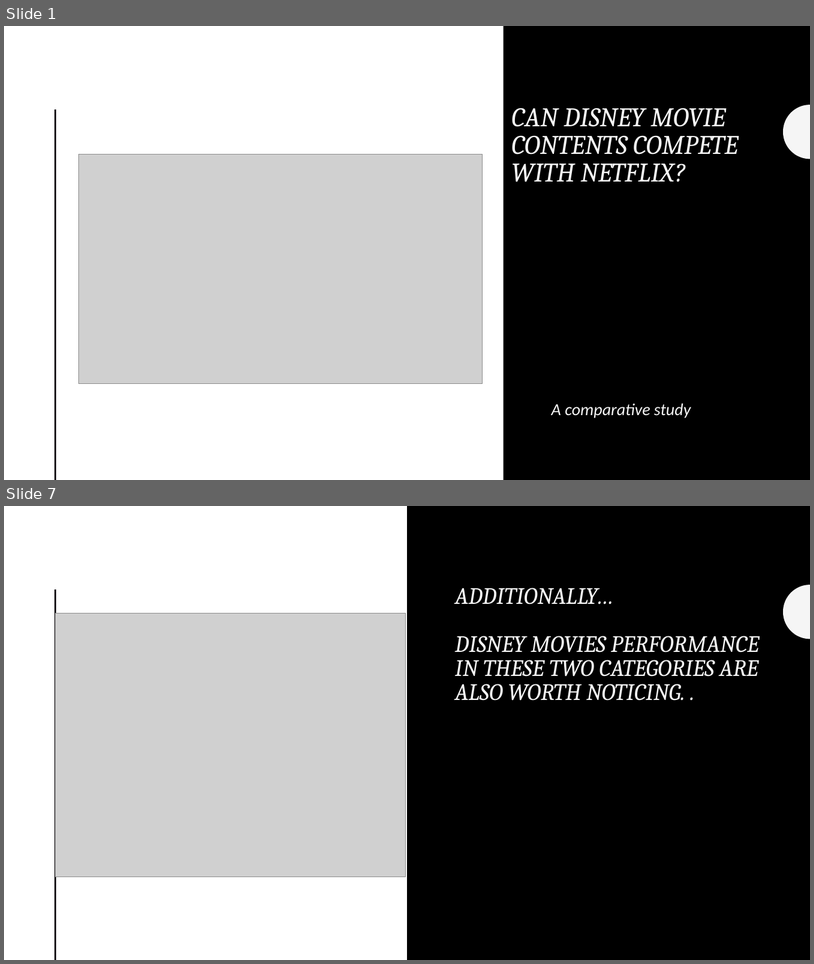
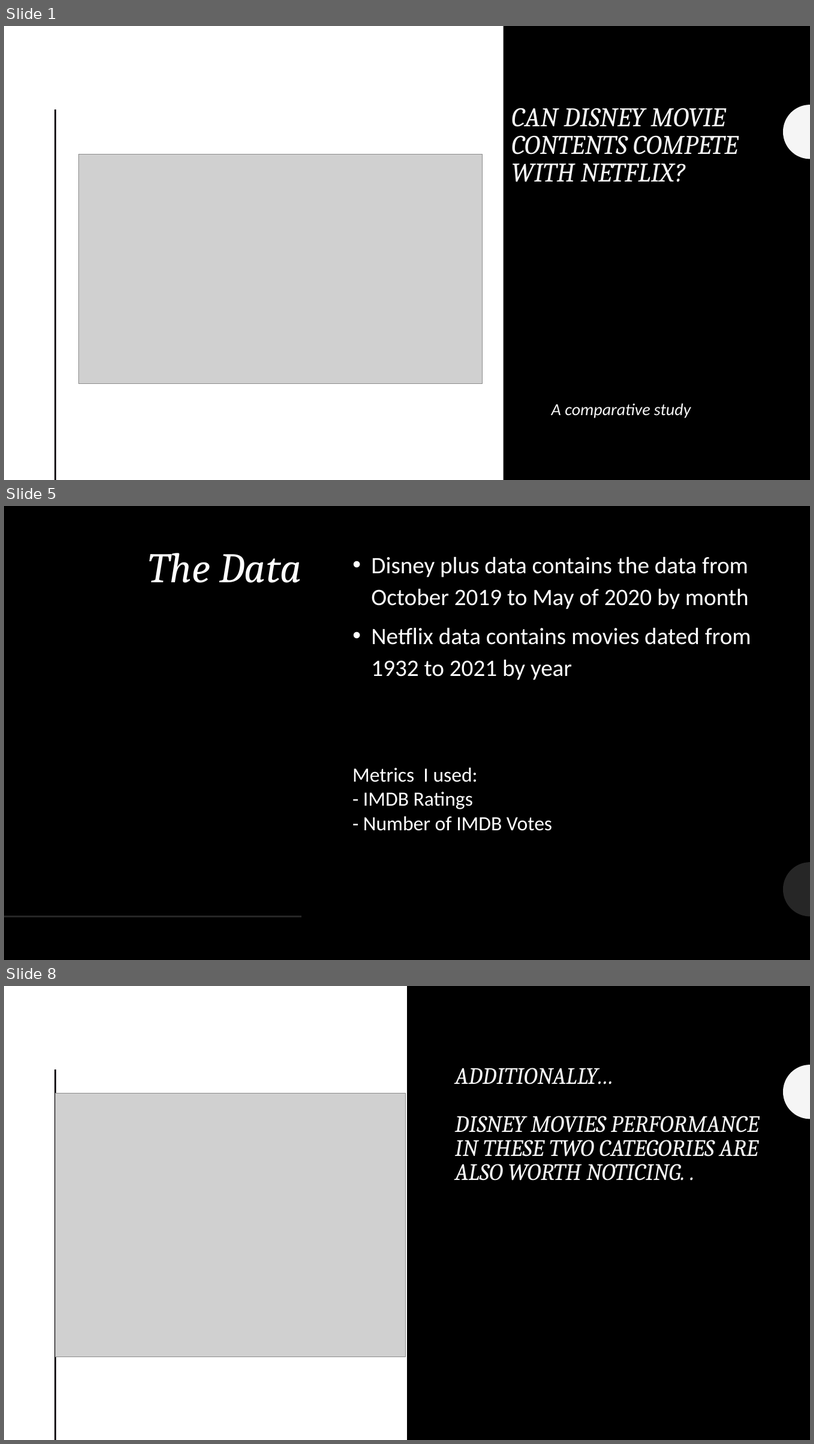
Before and after one commit to qwang27/Python_Into_Project, a slide deck: Analysis of Disney Plus Competitiveness over Netflix.pptx. Shown one above the other, each under a label of ours: slides 1 and 7 before the commit, slides 1, 5 and 8 after it; the slides between them are not shown. The pictures are 814x964 and 814x1444 pixels, drawn with LibreOffice and Linux fonts; fonts in the diff are those of the drawing; grey boxes stand for pictures. Boxes give left, top, right and bottom in pixels: in the first picture for what was removed or moved away, otherwise in the second. Text is boxed around its words. In the diff, an @@ line names an element or a change of style, - is before the commit and + after.

```diff
--- a/Analysis of Disney Plus Competitiveness over Netflix.pptx
+++ b/Analysis of Disney Plus Competitiveness over Netflix.pptx
@@ slide 5 added at [4, 506, 810, 960], background #000000; not listed: 2 template elements that a slide beside it also shows @@
@@ title added at [149, 553, 302, 583], 50 pt, text #FFFFFF, italic @@
+The Data
@@ text added at [371, 556, 752, 680], 28 pt, text #FFFFFF @@
+• Disney plus data contains the data from October 2019 to May of 2020 by month
+• Netflix data contains movies dated from 1932 to 2021 by year
@@ text added at [353, 767, 552, 831], 24 pt, text #FFFFFF @@
+Metrics I used:
+- IMDB Ratings
+- Number of IMDB Votes
@@ what was slide 7 is now slide 8 @@
```
Also in this commit, not shown: 7 slides changed, 2 other files.
